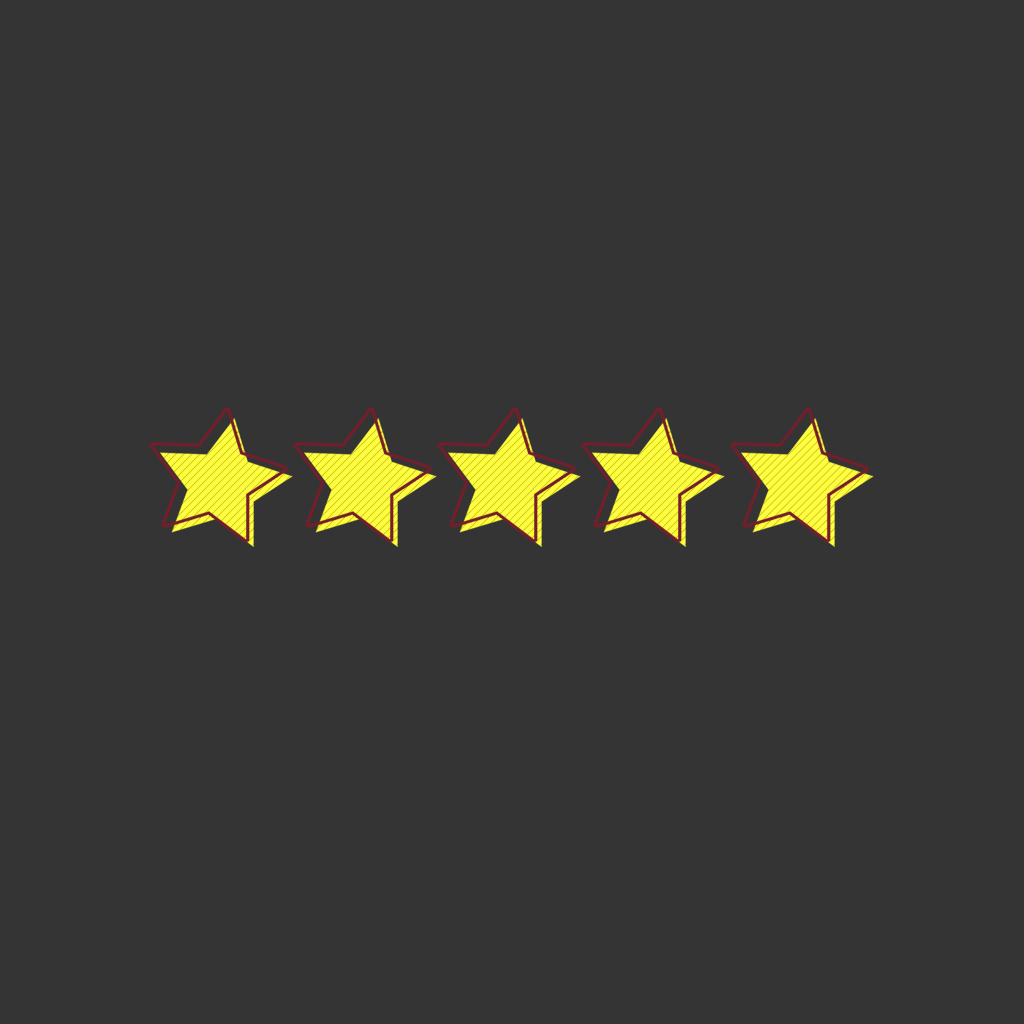
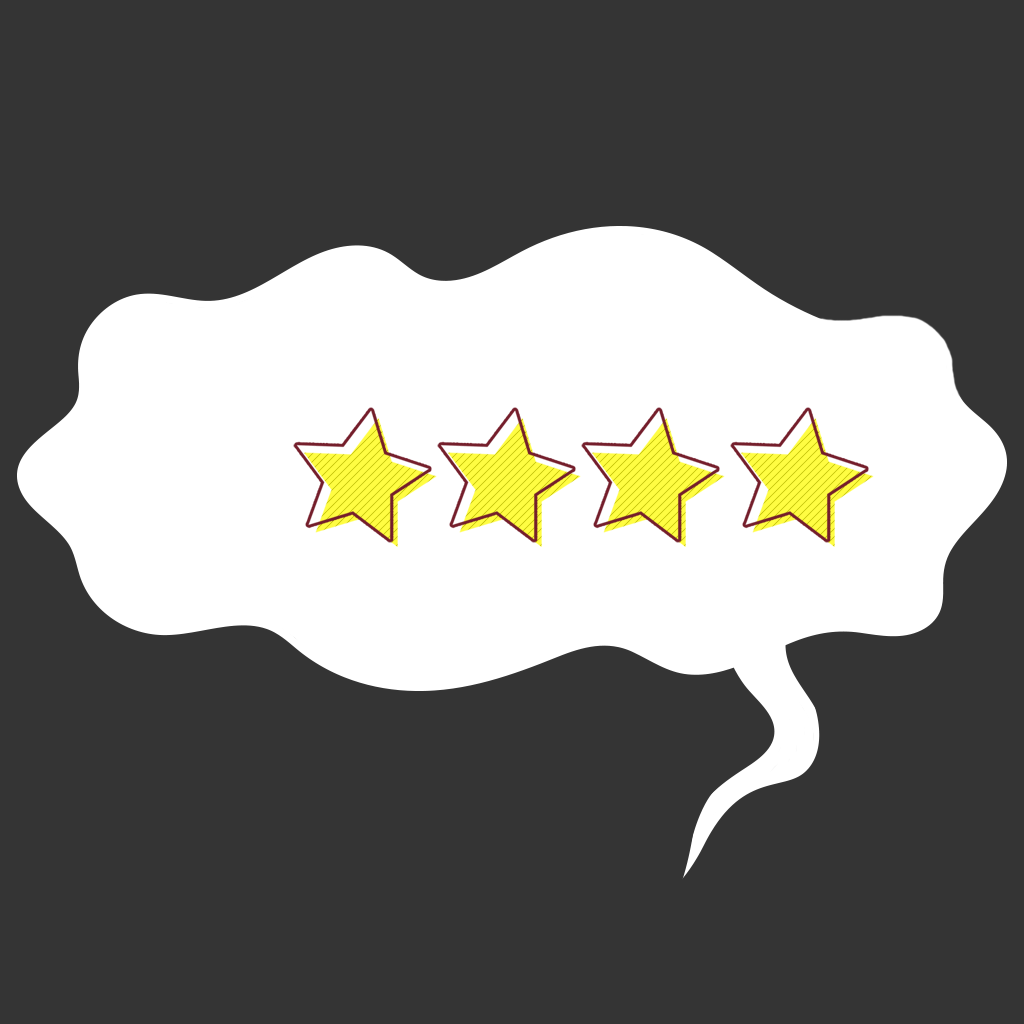
Comparing the layer stacks of the two 1024 x 1024 images. Changes:
hid group "star" (3 layers) over box(149, 407, 293, 547)
added group "weak-bubble" with 4 layers above "round-bubble" over box(17, 226, 1007, 879)
added layer "Layer 17" in group "weak-bubble" over box(682, 512, 835, 879)
added layer "Layer 16" in group "weak-bubble" over box(17, 226, 1007, 691)
added layer "Layer 13" (1st of 2, in "weak-bubble") (30%) in group "weak-bubble" over box(62, 320, 950, 644)
showed group "rect bubble" (1 layers) over box(64, 311, 948, 749)
